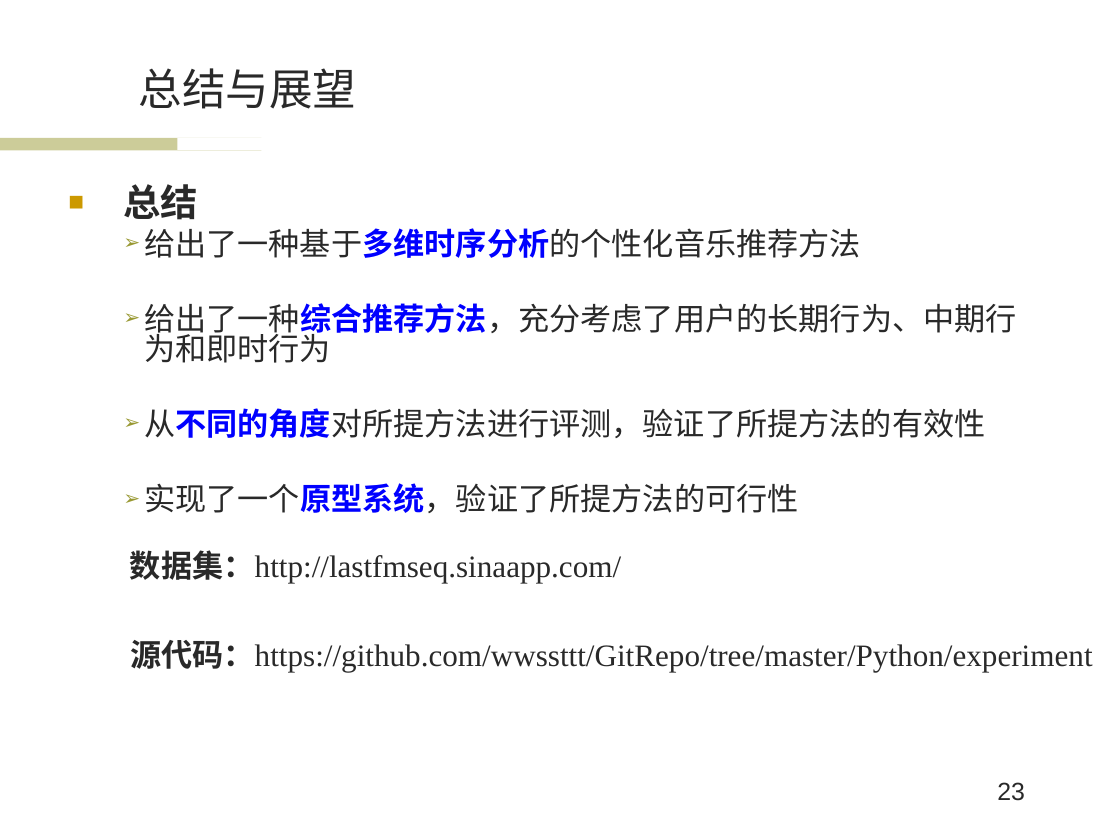
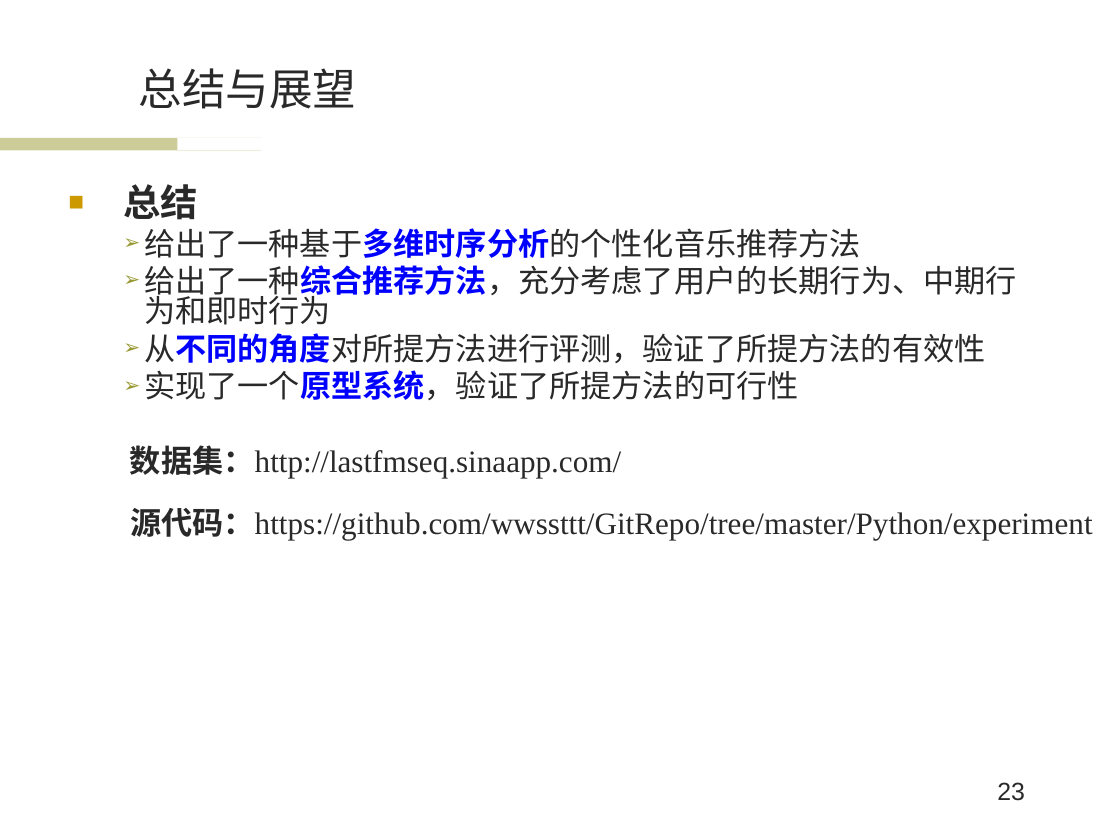
Before and after one commit to wwssttt/NJUThesis, a slide deck: slide 23 of ppt/一种基于时间序列分析的个性化音乐推荐系统及其实现.ppt. Drawn at 1120x840 pixels with LibreOffice and Linux fonts; fonts in the diff are those of the drawing; background and template pictures are left out. Boxes give left, top, right and bottom in pixels: in the first picture for what was removed or moved away, otherwise in the second. Text is boxed around its words. In the diff, an @@ line names an element or a change of style, - is before the commit and + after.

Commit message:
ppt5.3

```diff
--- a/ppt/一种基于时间序列分析的个性化音乐推荐系统及其实现.ppt
+++ b/ppt/一种基于时间序列分析的个性化音乐推荐系统及其实现.ppt
@@ text "总结" rewrapped from (123,184,1017,513) to (123,184,1017,400) @@
@@ text "数据集：http://lastfmseq.sinaapp.com/": place and size @@
-text "数据集：http://lastfmseq.sinaapp.com/" at (130,550,621,584)
+text "数据集：http://lastfmseq.sinaapp.com/" at (130,445,621,479)
@@ text "源代码：https://github.com/wwssttt/GitRepo/tree/master/Python/ex ...": place and size @@
-text "源代码：https://github.com/wwssttt/GitRepo/tree/master/Python/ex ..." at (130,640,1093,673)
+text "源代码：https://github.com/wwssttt/GitRepo/tree/master/Python/ex ..." at (130,508,1093,541)
```
Also in this commit, not shown: 1 other slide changed.
